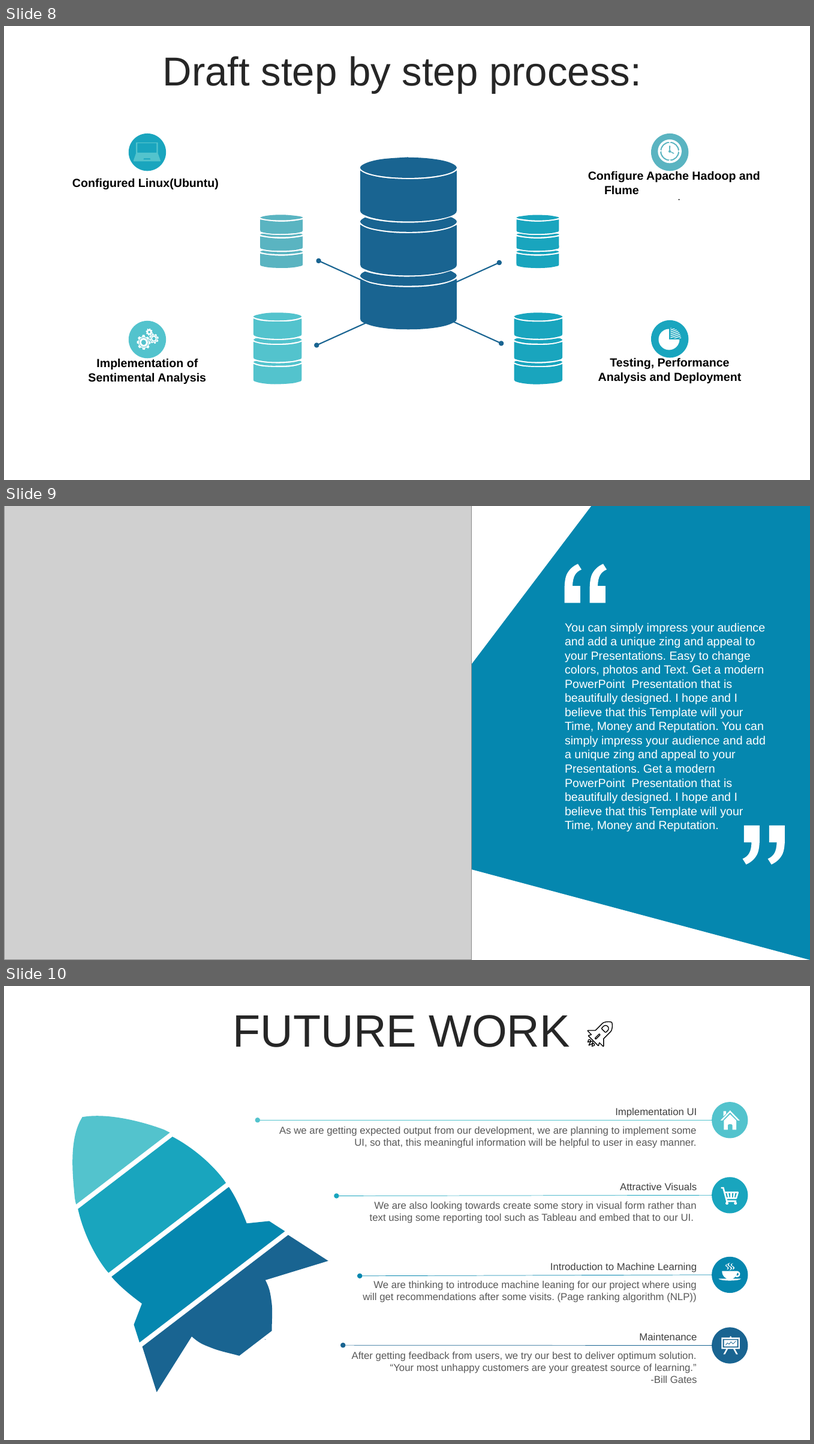
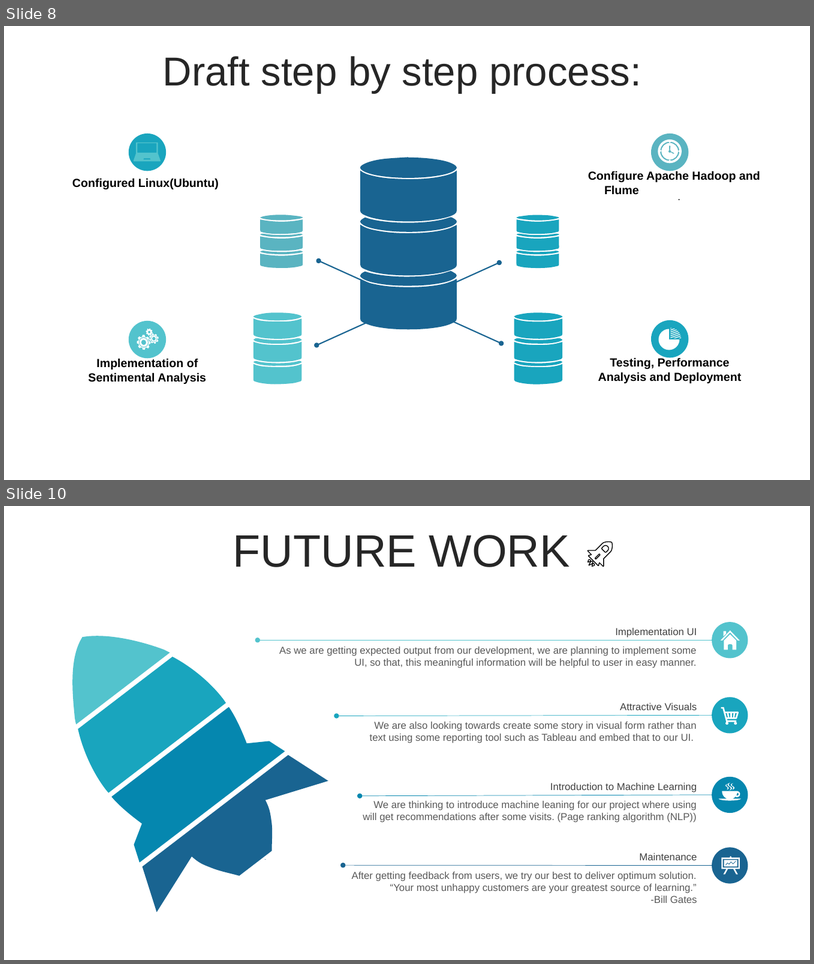
Before and after one commit to Bhavankit07/Twitter-Data-Sentimental-Analysis-using-Hadoop, a slide deck: ADT_PPT_Group-26.pptx. Shown one above the other, each under a label of ours: slides 8, 9 and 10 before the commit, slides 8 and 10 after it; the slides between them are not shown. The pictures are 814x1444 and 814x964 pixels, drawn with LibreOffice and Linux fonts; fonts in the diff are those of the drawing; grey boxes stand for pictures. Boxes give left, top, right and bottom in pixels: in the first picture for what was removed or moved away, otherwise in the second. Text is boxed around its words. In the diff, an @@ line names an element or a change of style, - is before the commit and + after.

```diff
--- a/ADT_PPT_Group-26.pptx
+++ b/ADT_PPT_Group-26.pptx
@@ slide 9 removed at [4, 506, 810, 960], background #FFFFFF @@
@@ picture removed at [4, 506, 472, 960] @@
@@ freeform shape removed at [343, 506, 810, 960] @@
@@ freeform shape removed at [565, 564, 607, 603] @@
@@ text removed at [565, 622, 766, 831] @@
-You can simply impress your audience and add a unique zing and appeal to your Presentations. Easy to change colors, photos and Text. Get a modern PowerPoint Presentation that is beautifully designed. I hope and I believe that this Template will your Time, Money and Reputation. You can simply impress your audience and add a unique zing and appeal to your Presentations. Get a modern PowerPoint Presentation that is beautifully designed. I hope and I believe that this Template will your Time, Money and Reputation.
@@ freeform shape removed at [743, 825, 786, 865] @@
```
Also in this commit, not shown: 1 slide changed, 1 slide added.
